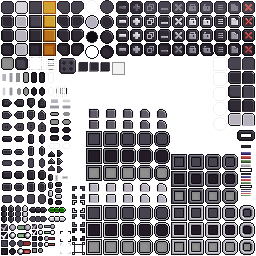
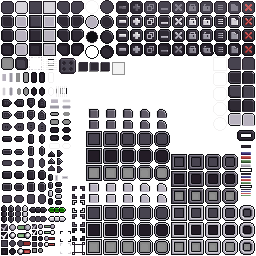
Layered file, before and after one edit (256 × 256). Changes by layer:
added group "Group 1 copy" with 1 layers above "Group 1" over [43, 1, 56, 56]
added layer "Brightness/Contrast 2" in group "Group 1 copy" over [43, 1, 56, 56]
hid group "Group 1" (4 layers) over [43, 1, 56, 56]
